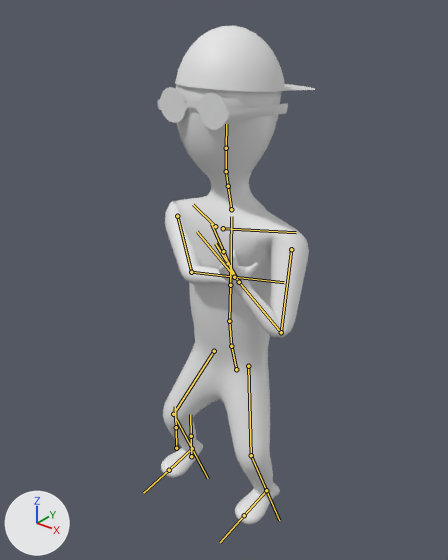
A saved change to the FBX model Assets/1/Meshes/default_character1.fbx.
Before and after are seen from a camera (50 mm lens) standing at (1.47, -1.87, 2.22) and looking at (0.01, -0.04, 1.08). Lighting does not change. The marker at lower left points along +X, +Y and +Z. Both versions are drawn at frame 70 of the action 'metarig|metarigAction.001'; the numbers are the values there. The bones that bend it are drawn over the model as lines.

In view in the first picture: 'Character', 'Glass', 'Kepka'.
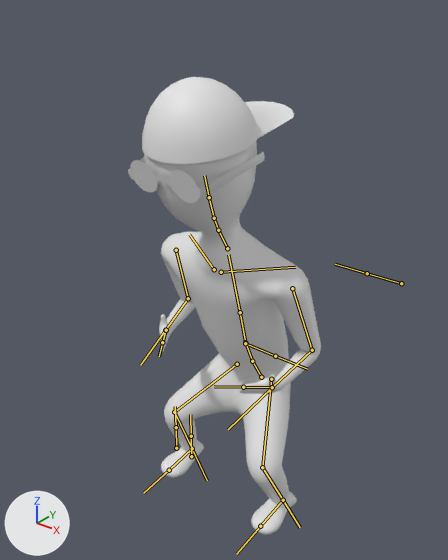
Pixel boxes (x1, y1, x2, y2) of what changed, in the pictures (448 x 560 px):
'Character', posed (19% wider, 10% shorter): before (161, 84, 309, 524); after (144, 141, 321, 535)
'Kepka', posed (9% wider, 29% taller): before (175, 25, 315, 92); after (142, 77, 294, 164)
'Glass', posed: before (158, 87, 288, 130); after (128, 152, 265, 203)
bone 'spine', root to tip: before (236, 369) to (232, 348); after (261, 377) to (253, 362)
bone 'upper_arm.L', root to tip: before (291, 249) to (281, 332); after (292, 288) to (312, 350)
bone 'forearm.L', root to tip: before (281, 332) to (239, 282); after (312, 350) to (272, 387)
bone 'upper_arm.R', root to tip: before (177, 216) to (191, 272); after (176, 250) to (188, 298)
bone 'forearm.R', root to tip: before (191, 272) to (234, 277); after (188, 298) to (165, 330)
bone 'thigh.L', root to tip: before (248, 366) to (251, 455); after (271, 379) to (262, 467)
bone 'shin.L', root to tip: before (251, 455) to (266, 490); after (262, 467) to (283, 500)
bone 'thigh.R', root to tip: before (214, 351) to (173, 414); after (237, 364) to (174, 412)
bone 'shin.R', root to tip: before (173, 414) to (192, 448); after (174, 412) to (192, 448)
bone 'forearm.L.001', root to tip: before (239, 282) to (237, 283); after (272, 387) to (271, 389)
bone 'forearm.R.001', root to tip: before (234, 277) to (234, 279); after (166, 330) to (166, 332)
bone 'shin.L.001', root to tip: before (266, 490) to (267, 489); after (283, 500) to (284, 499)

The change in detail:
Bone 'spine' (bone_spine) moves from (0.013, -0.064, 0.016) to (0.08, -0.159, -0.07).
Bone 'spine' (bone_spine) turns from (0, 0, 0) to (16, 0, 0) degrees about its own x, y and z.
Bone 'upper_arm.L' (bone_upper_arm_l) turns from (43, 28, -44) to (4, 4, -73) degrees about its own x, y and z.
Bone 'forearm.L' (bone_forearm_l) turns from (120, 21, -12) to (82, 12, -14) degrees about its own x, y and z.
Bone 'upper_arm.R' (bone_upper_arm_r) turns from (131, -45, 4) to (1, -13, 74) degrees about its own x, y and z.
Bone 'forearm.R' (bone_forearm_r) turns from (42, -3, 9) to (89, -12, 13) degrees about its own x, y and z.
Bone 'thigh.L' (bone_thigh_l) turns from (-19, 20, -11) to (-51, 9, -29) degrees about its own x, y and z.
Bone 'shin.L' (bone_shin_l) turns from (26, -6, 24) to (39, -13, 36) degrees about its own x, y and z.
Bone 'thigh.R' (bone_thigh_r) turns from (-19, -25, 13) to (-43, 1, 29) degrees about its own x, y and z.
Bone 'shin.R' (bone_shin_r) turns from (25, 5, -23) to (36, 11, -33) degrees about its own x, y and z.
Bone 'forearm.L.001' (bone_forearm_l_001) moves from (0.147, -0.215, -0.625) to (0.509, -0.236, -0.4).
Bone 'forearm.L.001' (bone_forearm_l_001) turns from (102, 122, -33) to (49, 121, -38) degrees about its own x, y and z.
Bone 'forearm.R.001' (bone_forearm_r_001) moves from (-0.19, -0.188, -0.988) to (-0.509, -0.198, -0.578).
Bone 'forearm.R.001' (bone_forearm_r_001) turns from (113, -119, 35) to (-14, -113, 107) degrees about its own x, y and z.
Bone 'shin.L.001' (bone_shin_l_001) moves from (0.0, 0.0, 0.0) to (0.093, 0.0, -0.015).
